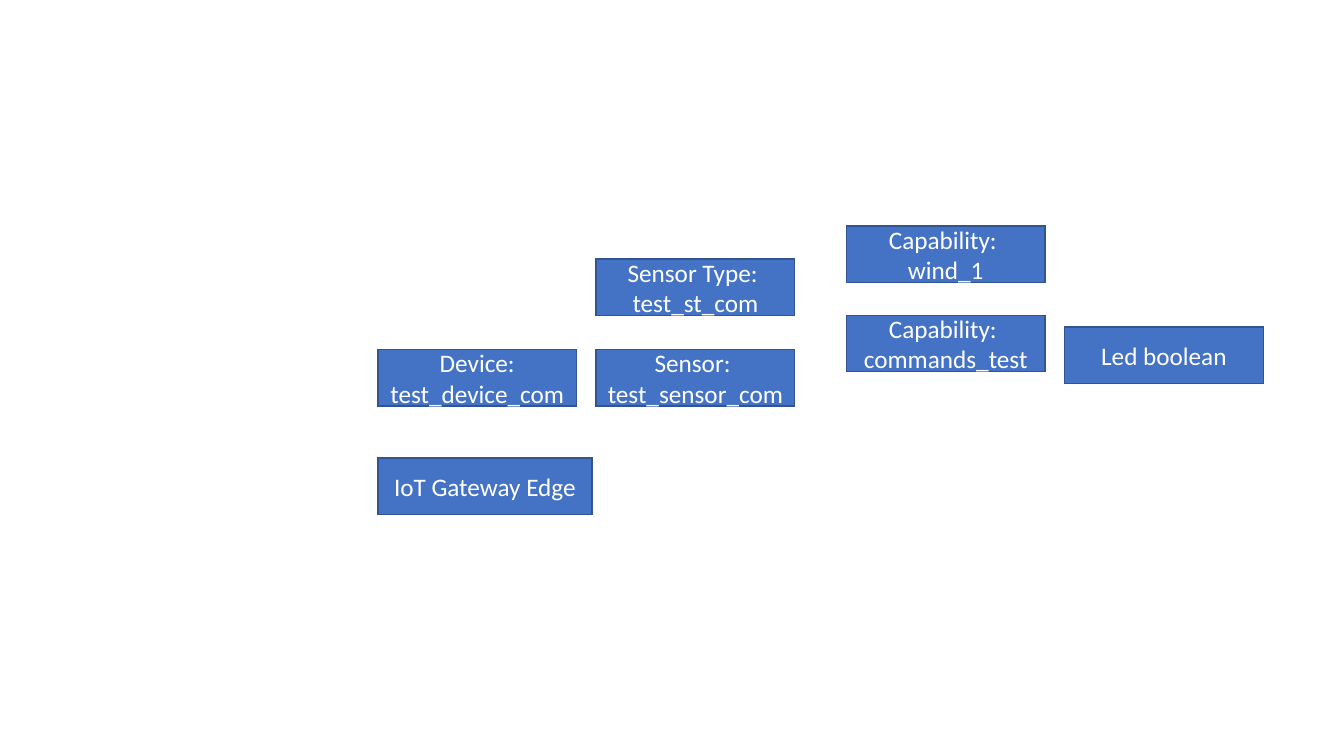
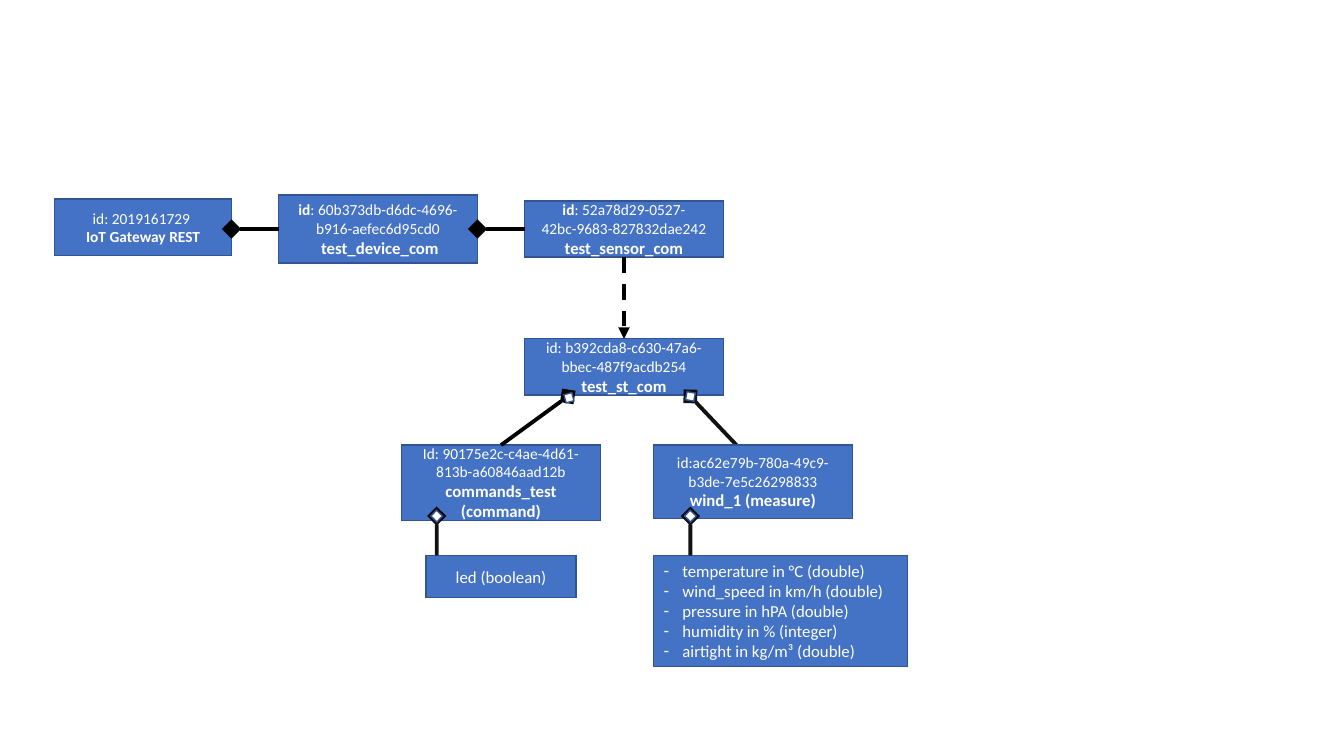
Before and after one commit to kueben96/bachelor-thesis, a slide deck: slide 15 of presentations/models.pptx. Drawn at 1344x756 pixels with LibreOffice and Linux fonts; fonts in the diff are those of the drawing. Boxes give left, top, right and bottom in pixels: in the first picture for what was removed or moved away, otherwise in the second. Text is boxed around its words. In the diff, an @@ line names an element or a change of style, - is before the commit and + after.

Commit message:
add presentations

```diff
--- a/presentations/models.pptx
+++ b/presentations/models.pptx
@@ rectangle "id: 2019161729": place and size @@
-rectangle "id: 2019161729" at [378, 459, 592, 515]
+rectangle "id: 2019161729" at [54, 200, 231, 256]
@@ rectangle "id: 60b373db-d6dc-4696-b916-aefec6d95cd0": place and size @@
-rectangle "id: 60b373db-d6dc-4696-b916-aefec6d95cd0" at [378, 350, 577, 406]
+rectangle "id: 60b373db-d6dc-4696-b916-aefec6d95cd0" at [278, 196, 477, 263]
@@ text in rectangle at [298, 204, 457, 257]: text changed; size 18 to 11 pt @@
-Device: test_device_com
+id: 60b373db-d6dc-4696-b916-aefec6d95cd0
+test_device_com
@@ rectangle "id: 52a78d29-0527-42bc-9683-827832dae242": place and size @@
-rectangle "id: 52a78d29-0527-42bc-9683-827832dae242" at [596, 259, 795, 316]
+rectangle "id: 52a78d29-0527-42bc-9683-827832dae242" at [524, 201, 723, 257]
@@ text in rectangle at [542, 204, 706, 258]: text changed; size 18 to 11 pt @@
-Sensor Type:
-test_st_com
+id: 52a78d29-0527-42bc-9683-827832dae242
+test_sensor_com
@@ text in rectangle at [86, 213, 200, 245]: text changed; size 18 to 11 pt; bold on @@
-IoT Gateway Edge
+id: 2019161729
+IoT Gateway REST
@@ arrow added from (278, 229) to (232, 229), #000000 2.75 pt @@
@@ arrow added from (524, 229) to (478, 229), #000000 2.75 pt @@
@@ arrow added from (624, 257) to (624, 339), #000000 2.75 pt dashed @@
@@ rectangle "id: b392cda8-c630-47a6-bbec-487f9acdb254 test_st_com": place and size @@
-rectangle "id: b392cda8-c630-47a6-bbec-487f9acdb254 test_st_com" at [596, 350, 795, 406]
+rectangle "id: b392cda8-c630-47a6-bbec-487f9acdb254 test_st_com" at [524, 339, 723, 395]
@@ text in rectangle at [546, 342, 701, 396]: text changed; size 18 to 11 pt @@
-Sensor:
-test_sensor_com
+id: b392cda8-c630-47a6-bbec-487f9acdb254
+test_st_com
@@ arrow added from (501, 446) to (568, 396), #000000 2.75 pt @@
@@ rectangle added at [564, 393, 574, 403], fill #FFFFFF, outline #325491 1 pt @@
@@ rectangle added at [686, 392, 695, 401], fill #FFFFFF, outline #325491 1 pt @@
@@ arrow added from (762, 472) to (691, 396), #000000 2.75 pt @@
@@ rectangle "Id: 90175e2c-c4ae-4d61-813b-a60846aad12b commands_test (comm ...": place and size @@
-rectangle "Id: 90175e2c-c4ae-4d61-813b-a60846aad12b commands_test (comm ..." at [847, 316, 1046, 372]
+rectangle "Id: 90175e2c-c4ae-4d61-813b-a60846aad12b commands_test (comm ..." at [401, 446, 600, 521]
@@ text in rectangle at [423, 446, 579, 522]: text changed; size 18 to 11 pt @@
-Capability:
-commands_test
+Id: 90175e2c-c4ae-4d61-813b-a60846aad12b
+commands_test (command)
@@ rectangle "id:ac62e79b-780a-49c9-b3de-7e5c26298833 wind_1 (measure)": place and size @@
-rectangle "id:ac62e79b-780a-49c9-b3de-7e5c26298833 wind_1 (measure)" at [847, 226, 1046, 282]
+rectangle "id:ac62e79b-780a-49c9-b3de-7e5c26298833 wind_1 (measure)" at [653, 446, 852, 519]
@@ text in rectangle at [677, 457, 829, 511]: text changed; size 18 to 11 pt @@
-Capability:
-wind_1
+id:ac62e79b-780a-49c9-b3de-7e5c26298833
+wind_1 (measure)
@@ rectangle added at [431, 511, 442, 522], fill #FFFFFF, outline #325491 1 pt @@
@@ arrow added from (437, 556) to (437, 516), #000000 2.75 pt @@
@@ rectangle added at [685, 511, 696, 522], fill #FFFFFF, outline #325491 1 pt @@
@@ arrow added from (691, 556) to (691, 516), #000000 2.75 pt @@
@@ rectangle "led (boolean)": place and size @@
-rectangle "led (boolean)" at [1065, 328, 1263, 384]
+rectangle "led (boolean)" at [426, 556, 577, 598]
@@ rectangle added at [653, 556, 907, 666], fill #4472C4, outline #325491 1 pt, 12 pt, text #FFFFFF @@
+– temperature in °C (double)
+– wind_speed in km/h (double)
+– pressure in hPA (double)
+– humidity in % (integer)
+– airtight in kg/m³ (double)
@@ text in rectangle at [456, 571, 547, 585]: text changed; size 18 to 12 pt @@
-Led boolean
+led (boolean)
```
Also in this commit, not shown: 1 other slide changed, 2 other files.
